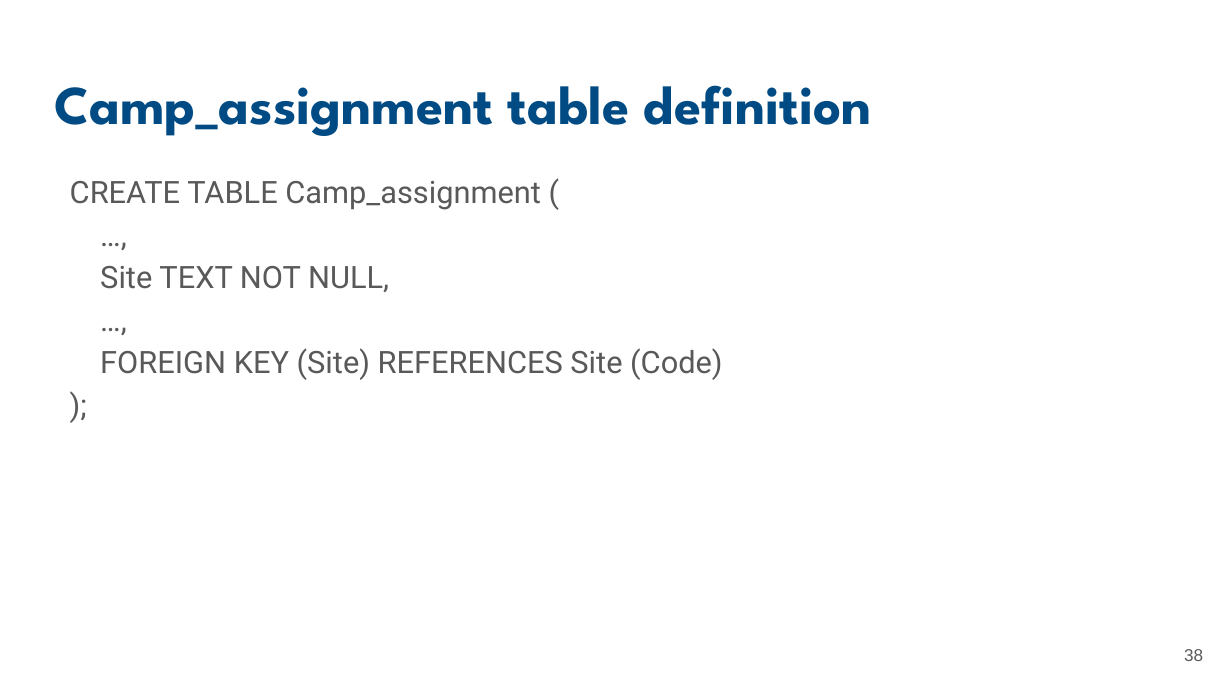
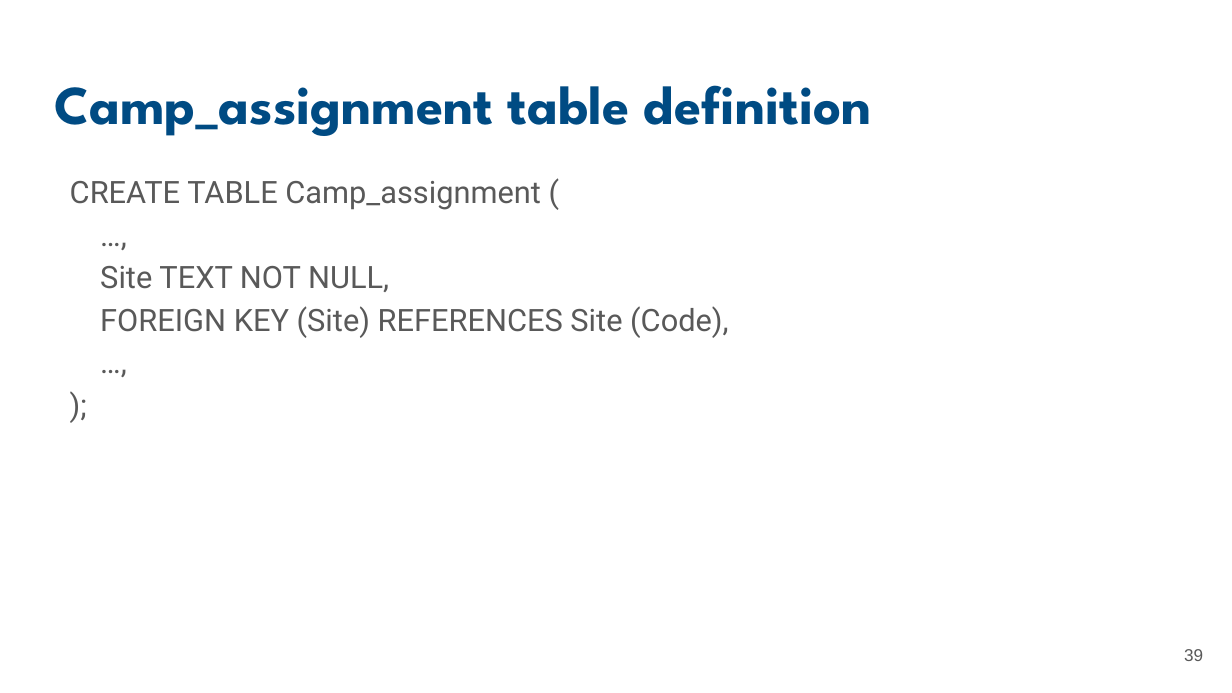
Before and after one commit to UCSB-Library-Research-Data-Services/bren-eds213, a slide deck: slide 39 of modules/week01/slides-01.pptx (slide 38 before the commit). Drawn at 1232x693 pixels with LibreOffice and Linux fonts; fonts in the diff are those of the drawing. Boxes give left, top, right and bottom in pixels: in the first picture for what was removed or moved away, otherwise in the second. Text is boxed around its words. In the diff, an @@ line names an element or a change of style, - is before the commit and + after.

```diff
--- a/modules/week01/slides-01.pptx
+++ b/modules/week01/slides-01.pptx
@@ text at (100,266,729,338): text changed @@
-Site TEXT NOT NULL,
-…,
-FOREIGN KEY (Site) REFERENCES Site (Code)
-);
+Site TEXT NOT NULL,
+FOREIGN KEY (Site) REFERENCES Site (Code),
+…,
+);
@@ page number at (1184,649,1203,661): text changed @@
-38
+39
```
Also in this commit, not shown: 3 other slides changed, 1 slide added.
